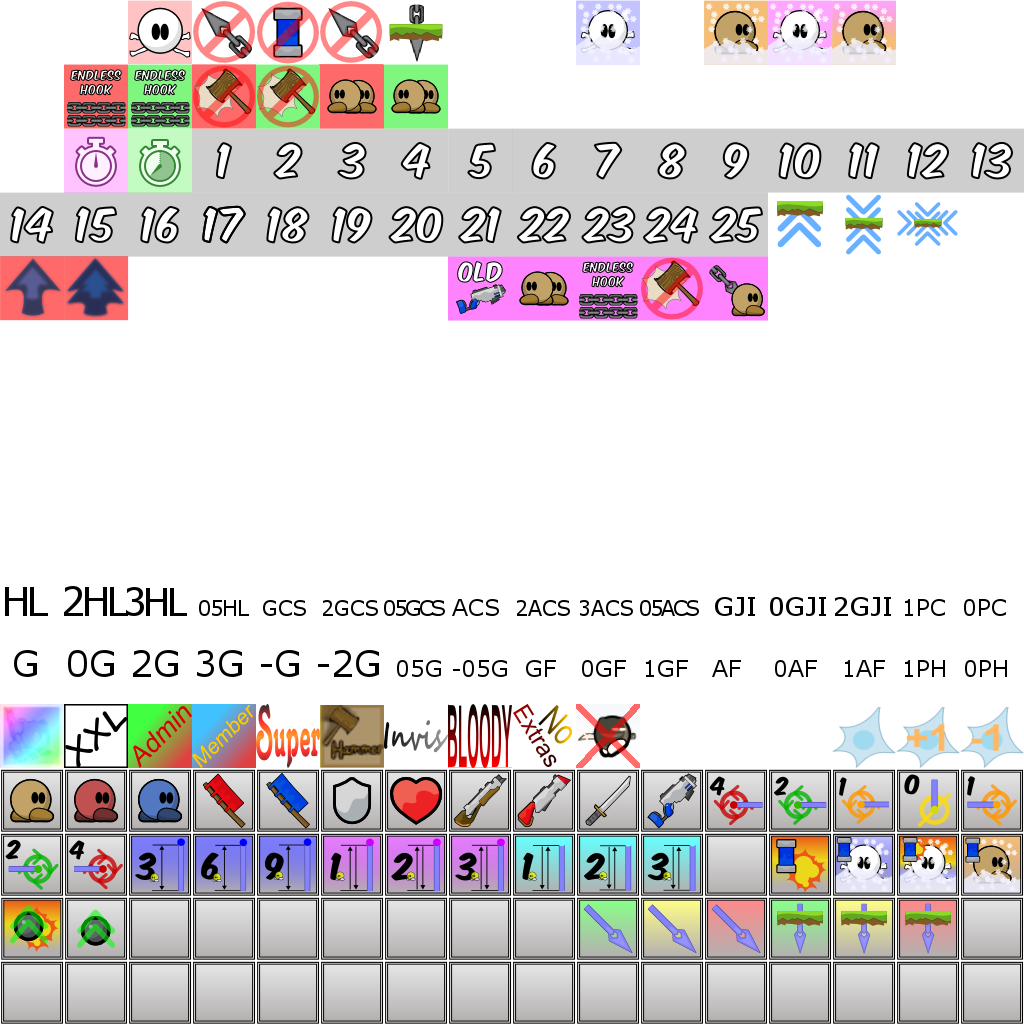
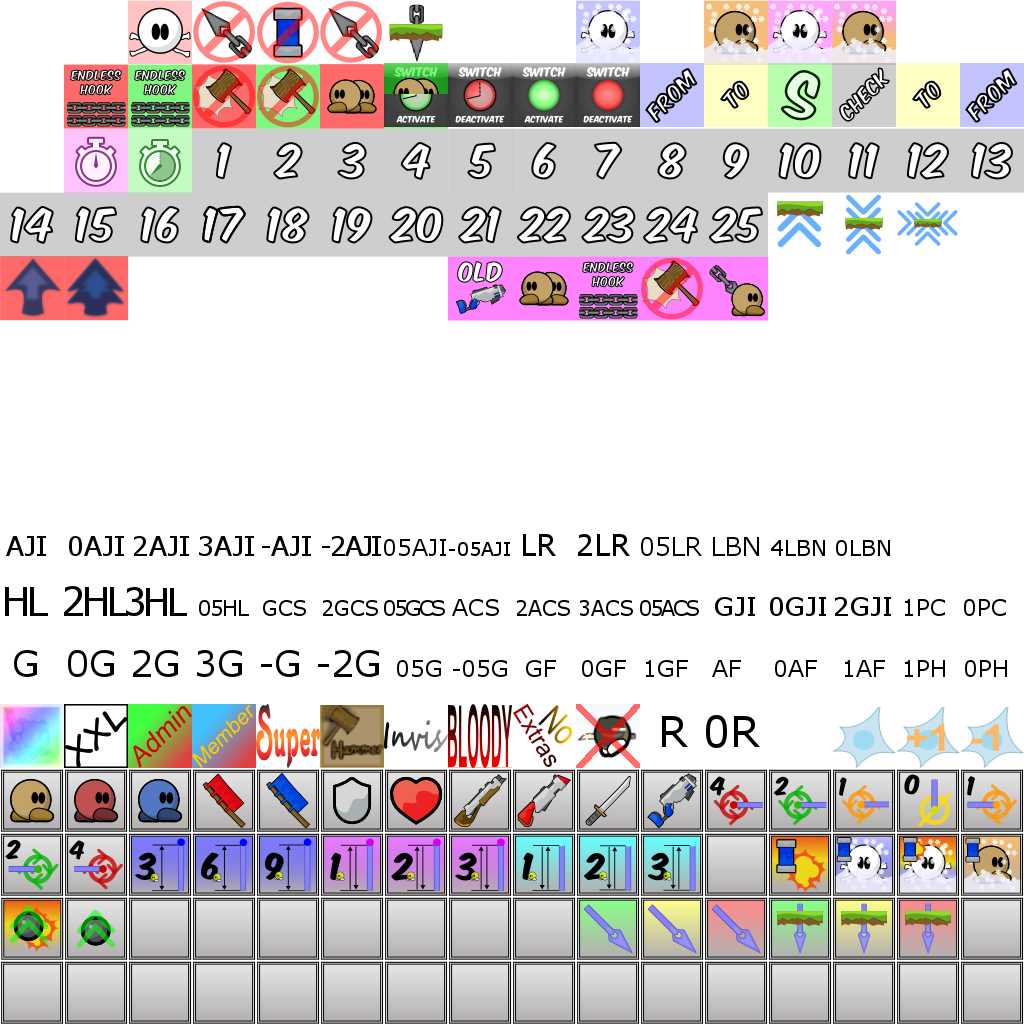
The second (1024, 1024) image is a revision of the first. Changes to its layers:
added layer "R 0R" above "clear" over [662, 715, 760, 748]
renamed "entities.png copy" to "clear", painted on it over [384, 63, 1024, 127]
added layer "AJI 0AJI 2AJI 3AJI -AJI ..." above "entities.png" over [6, 534, 890, 556]
